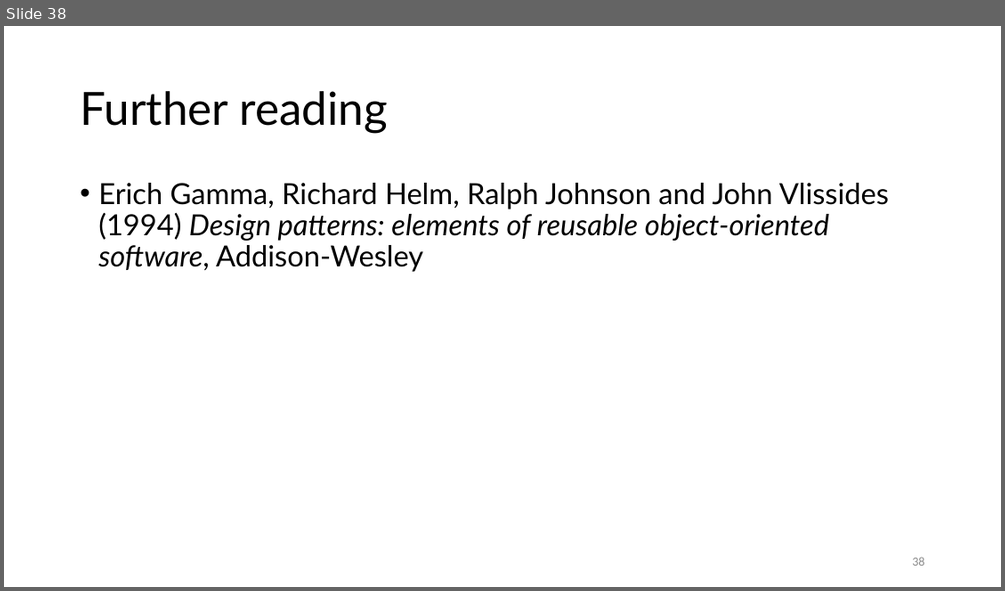
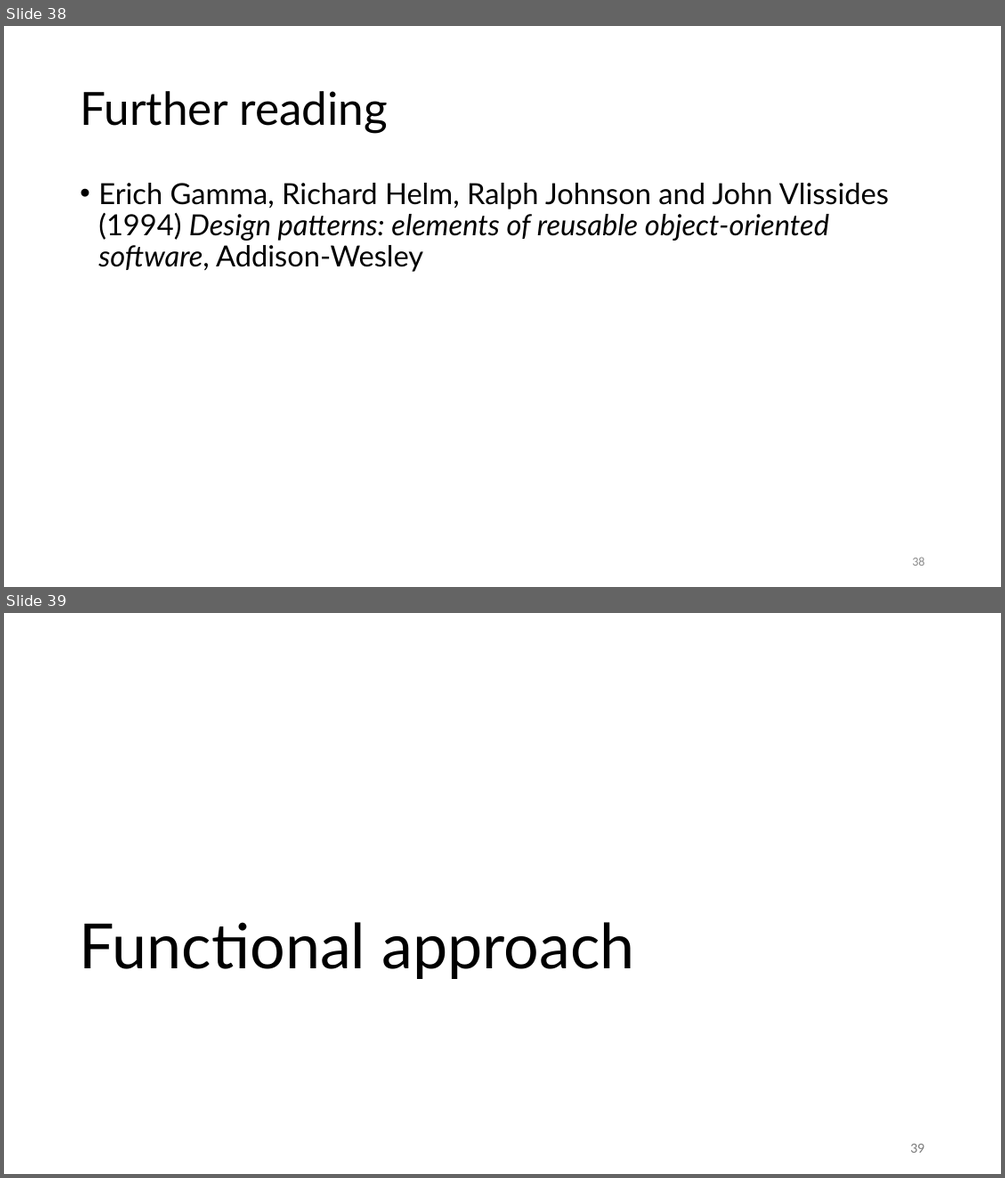
Before and after one commit to gjbex/C-plus-plus-software-engineering, a slide deck: cpp_software_engineering.pptx. Shown one above the other, each under a label of ours: slide 38 before the commit, slides 38 and 39 after it. The pictures are 1005x591 and 1005x1178 pixels, drawn with LibreOffice and Linux fonts; fonts in the diff are those of the drawing. Boxes give left, top, right and bottom in pixels: in the first picture for what was removed or moved away, otherwise in the second. Text is boxed around its words. In the diff, an @@ line names an element or a change of style, - is before the commit and + after.

Commit message:
Add section on functional approaches

```diff
--- a/cpp_software_engineering.pptx
+++ b/cpp_software_engineering.pptx
@@ slide 39 added at [4, 613, 1001, 1174], background #FFFFFF @@
@@ title added at [80, 922, 634, 979], 60 pt, text #000000 @@
+Functional approach
@@ page number added at [910, 1143, 924, 1152], 12 pt, text #797979 @@
+39
```
Also in this commit, not shown: 1 other slide added.
